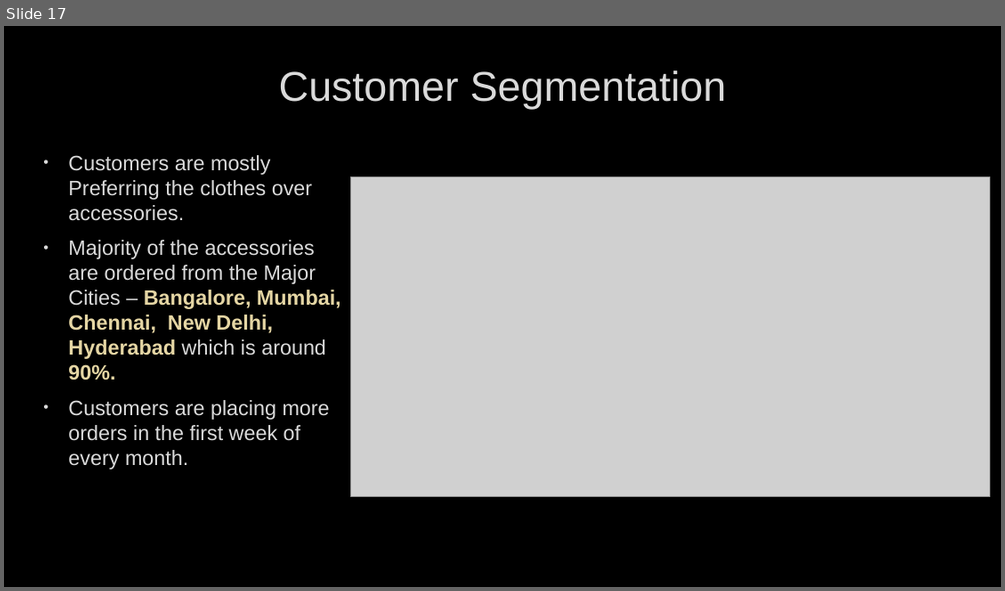
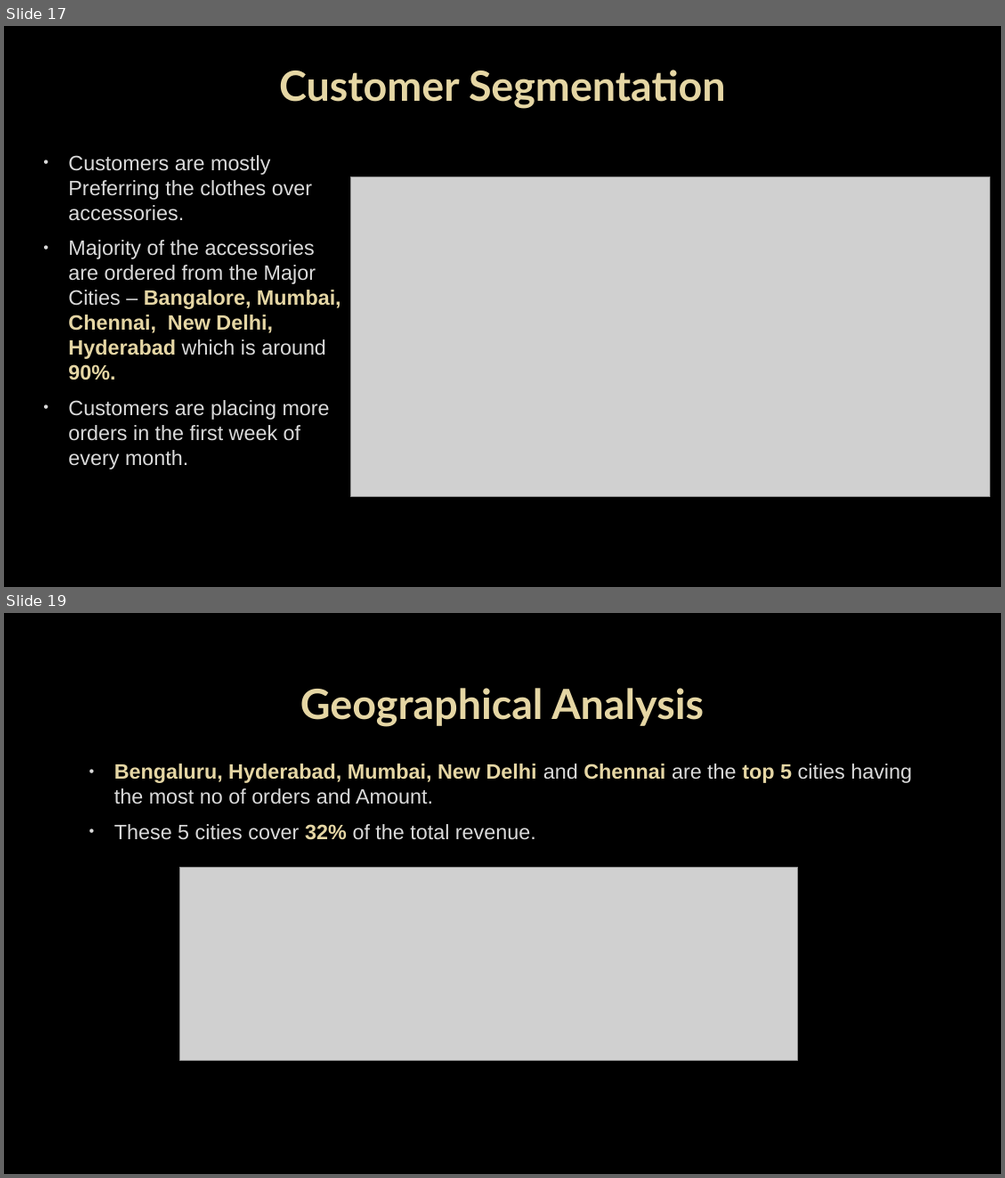
Before and after one commit to saikrishnatandasi/amazon-innobyte, a slide deck: Amazon Sales Analysis.pptx. Shown one above the other, each under a label of ours: slide 17 before the commit, slides 17 and 19 after it; the slides between them are not shown. The pictures are 1005x591 and 1005x1178 pixels, drawn with LibreOffice and Linux fonts; fonts in the diff are those of the drawing; grey boxes stand for pictures; background and template pictures are left out. Boxes give left, top, right and bottom in pixels: in the first picture for what was removed or moved away, otherwise in the second. Text is boxed around its words. In the diff, an @@ line names an element or a change of style, - is before the commit and + after.

```diff
--- a/Amazon Sales Analysis.pptx
+++ b/Amazon Sales Analysis.pptx
@@ slide 19 added at (4,613,1001,1174), background picture (left out) @@
@@ title added at (300,688,704,727), 40 pt, text #E5D6A4, bold @@
+Geographical Analysis
@@ text added at (114,763,912,840), 20 pt, text #DADADA @@
+• Bengaluru, Hyderabad, Mumbai, New Delhi and Chennai are the top 5 cities having the most no of orders and Amount.
+• These 5 cities cover 32% of the total revenue.
@@ picture added at (179,868,797,1060) @@
@@ slide 17 changed as well @@
@@ title "Customer Segmentation" at (279,70,726,109): font Arial to Lato, text colour #DADADA to #E5D6A4, bold on @@
```
Also in this commit, not shown: 16 other slides changed, 4 other slides added, 1 slide removed, 3 other files.
